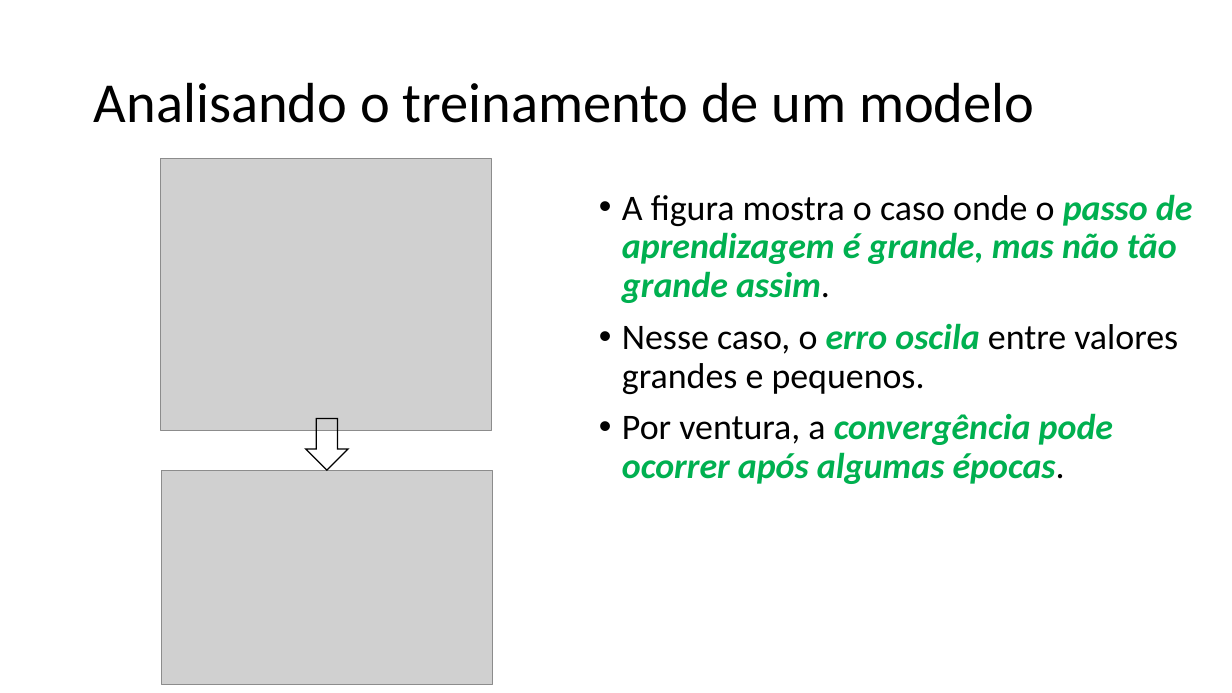
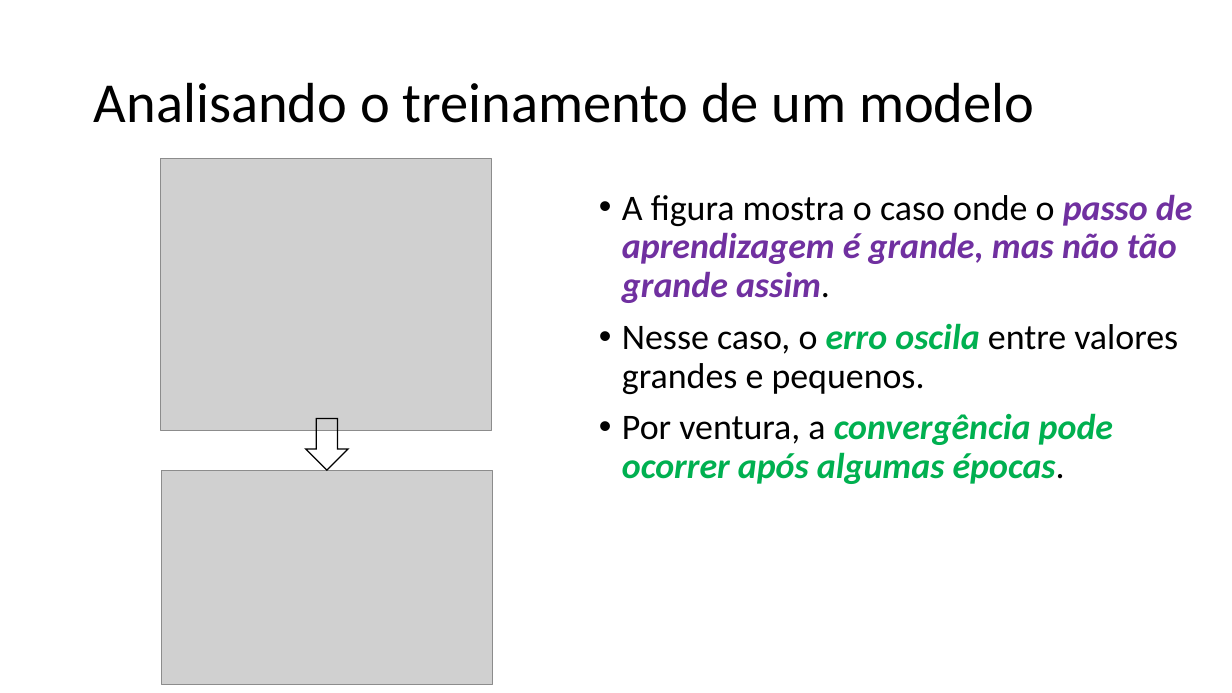
Before and after one commit to zz4fap/t319_aprendizado_de_maquina, a slide deck: slide 17 of slides/T319_Regressão_Linear (Parte III).pptx. Drawn at 1232x693 pixels with LibreOffice and Linux fonts; fonts in the diff are those of the drawing; grey boxes stand for pictures. Boxes give left, top, right and bottom in pixels: in the first picture for what was removed or moved away, otherwise in the second. Text is boxed around its words. In the diff, an @@ line names an element or a change of style, - is before the commit and + after.

```diff
--- a/slides/T319_Regressão_Linear (Parte III).pptx
+++ b/slides/T319_Regressão_Linear (Parte III).pptx
@@ text at (622, 194, 1193, 303): text colour #00B050 to #7030A0 in "passo de aprendizagem é grande, mas não ..." @@
```
Also in this commit, not shown: 4 other slides changed, 1 slide added, 1 other file.
